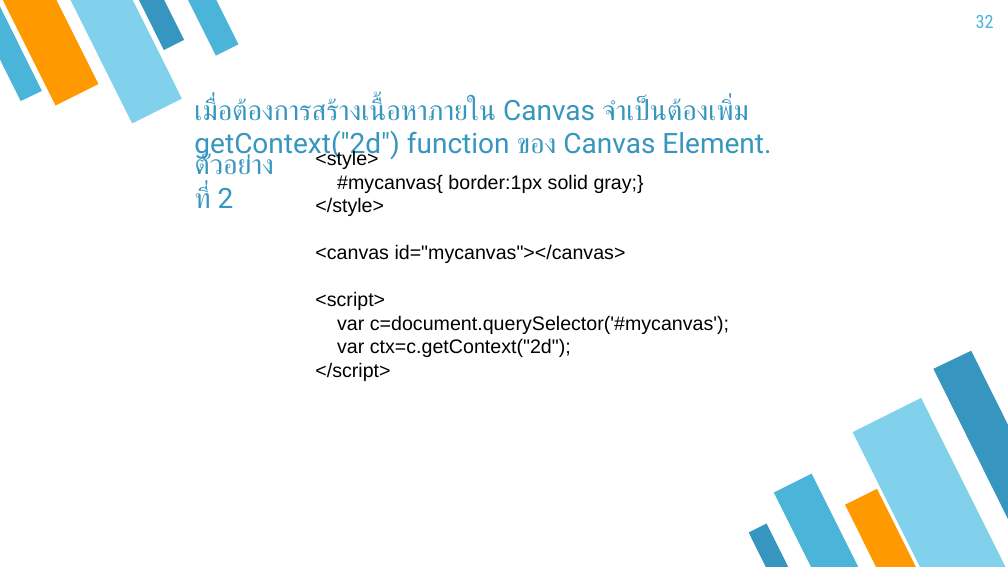
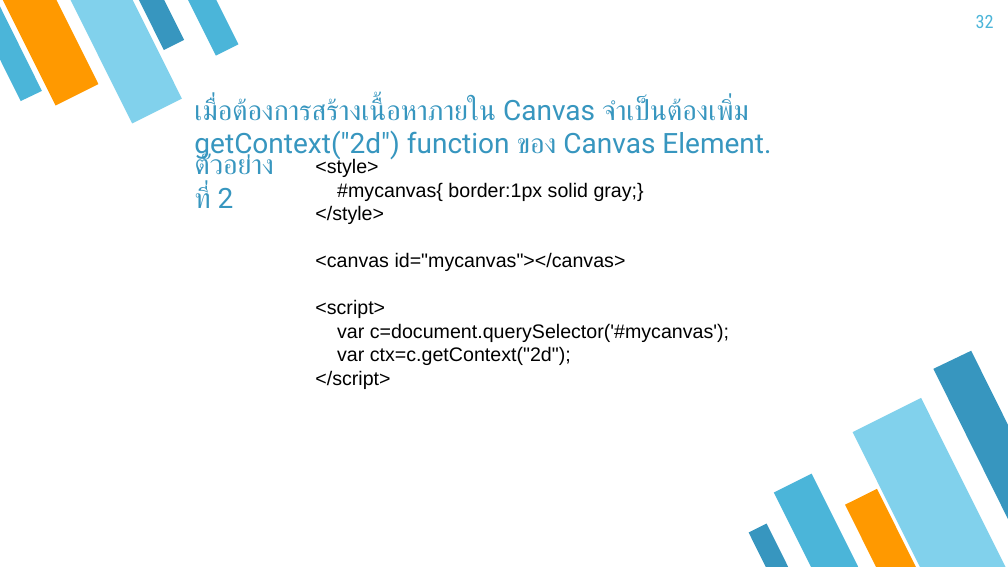
Before and after one commit to tinnakorn03/html5css3.code, a slide deck: slide 32 of file/HTML5.pptx. Drawn at 1008x567 pixels with LibreOffice and Linux fonts; fonts in the diff are those of the drawing. Boxes give left, top, right and bottom in pixels: in the first picture for what was removed or moved away, otherwise in the second. Text is boxed around its words. In the diff, an @@ line names an element or a change of style, - is before the commit and + after.

```diff
--- a/file/HTML5.pptx
+++ b/file/HTML5.pptx
@@ text "<style>": place and size @@
-text "<style>" at box(315, 150, 729, 381)
+text "<style>" at box(315, 158, 729, 389)
```
Also in this commit, not shown: 11 other slides changed, 8 other files.
